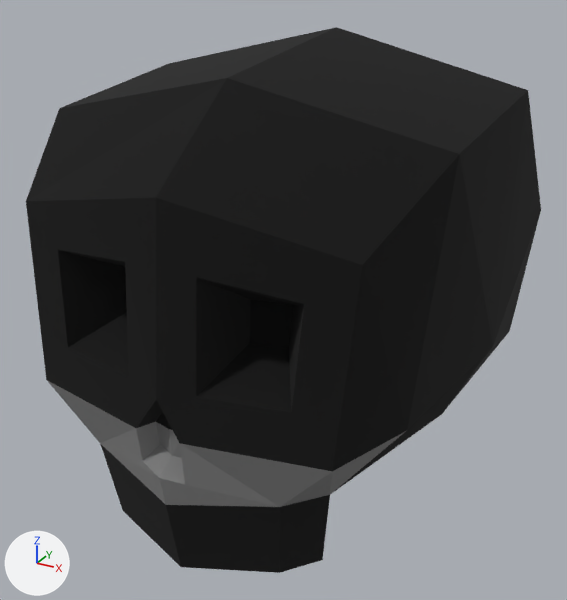
Two versions of the glTF model client/public/models/env/vikings__sm-prop-skull-01.glb, one commit apart.
Rendered twice from a camera (50 mm lens) standing at (0.199, -0.365, 0.302) and looking at (0.0, -0.005, 0.122). Lighting does not change. The marker at lower left points along +X, +Y and +Z. The older version comes first. Where no turn or scale is listed for an object, it has been applied to the vertices. Vertices at exactly the same position are counted once.

Names of what the first picture shows: 'SM_Prop_Skull_01'.
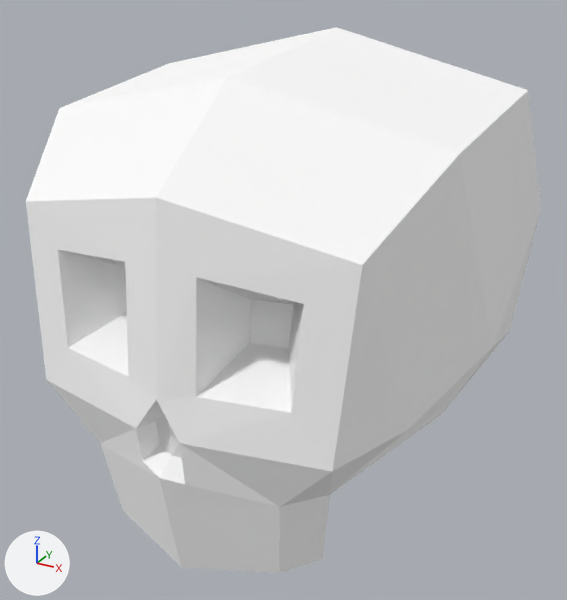
Pixel boxes (x1, y1, x2, y2) of what changed, in the pictures (567 x 600 px):
'SM_Prop_Skull_01', recoloured (lighter): (26, 27, 541, 573) in both

Patch to the scene script:
```diff
--- a/client/public/models/env/vikings__sm-prop-skull-01.glb.py
+++ b/client/public/models/env/vikings__sm-prop-skull-01.glb.py
@@ mat_lambert590 @@
 n0 = _N.new('ShaderNodeBsdfPrincipled'); n0.name = 'Principled BSDF'
+n0.inputs[0].default_value = (1.0, 1.0, 1.0, 1.0)  # 'Base Color', white #ffffff
 n0.inputs[2].default_value = 1.0  # 'Roughness'
 n1 = _N.new('ShaderNodeOutputMaterial'); n1.name = 'Material Output'
-n2 = _N.new('ShaderNodeVertexColor'); n2.name = 'Color Attribute'
 _L.new(n0.outputs[0], n1.inputs[0])  # 'BSDF' to 'Surface'
-_L.new(n2.outputs[0], n0.inputs[0])  # 'Color' to 'Base Color'
@@ me_mesh_0 @@
 me_mesh_0.from_pydata(...)  # 72 vertices, 140 faces; spans x -0.117..0.117, y -0.126..0.126, z -0.133..0.133
 # used by ob_sm_prop_skull_01; location = (0.0, 0.0, 0.1326)
+# me_mesh_0 part 1: vertex colours changed
 me_mesh_0.materials.append(mat_lambert590)
```
